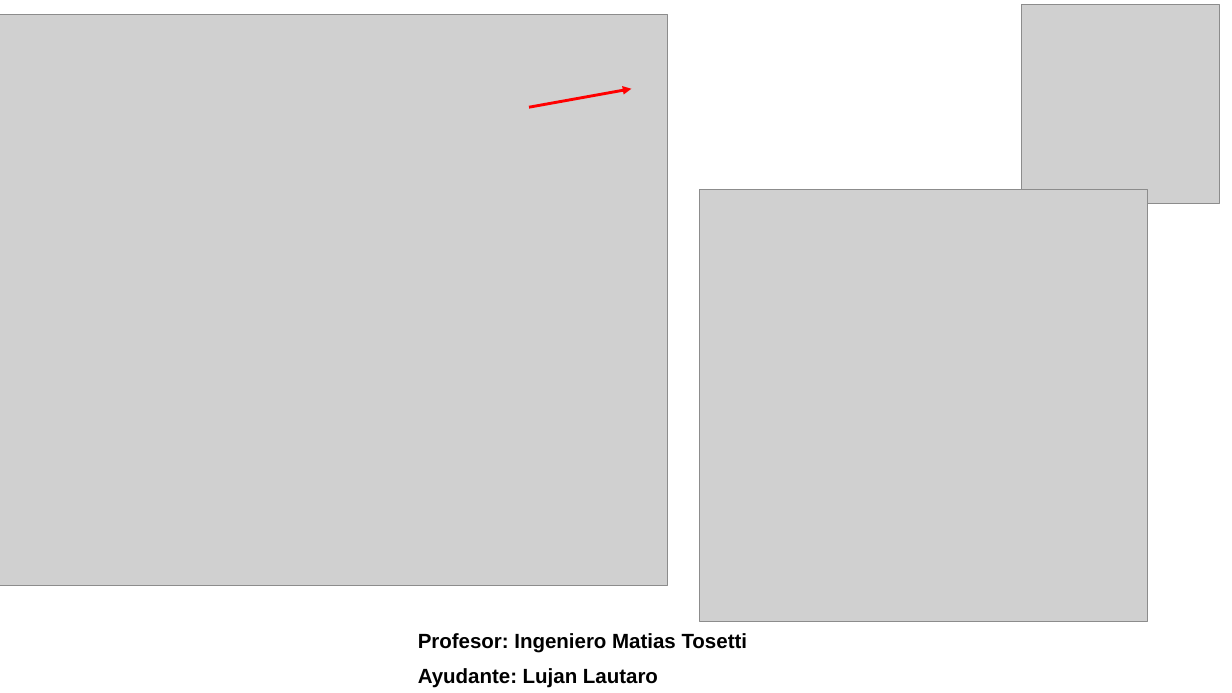
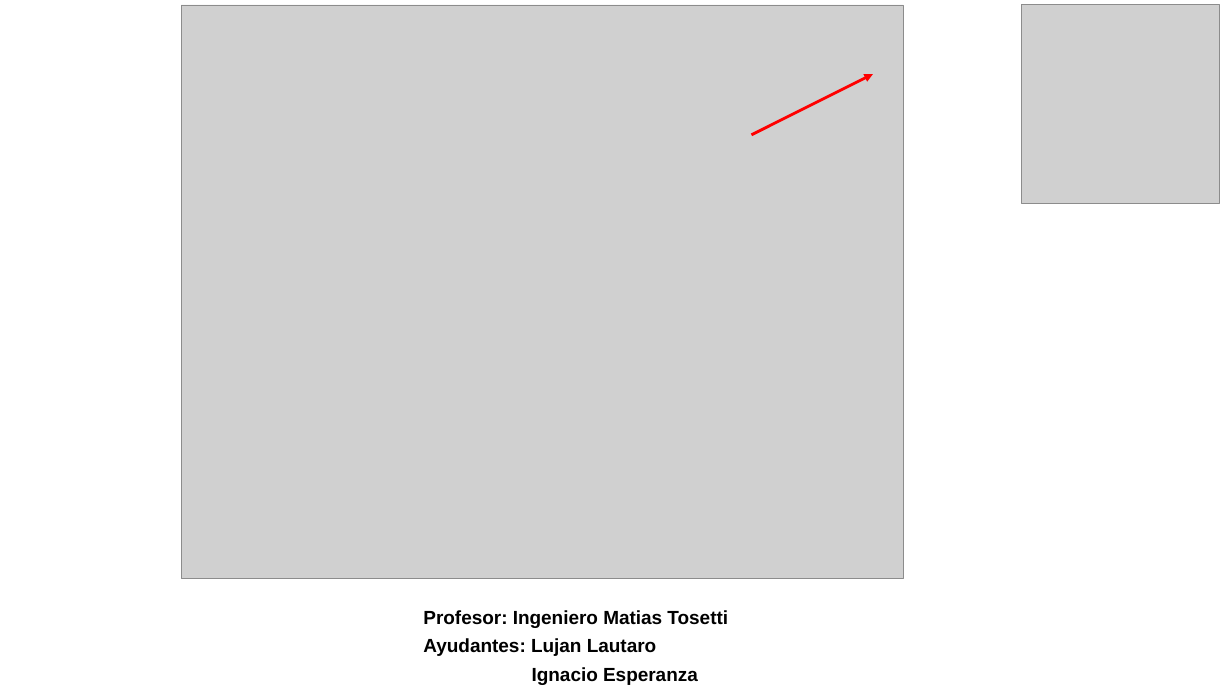
Before and after one commit to Lujham/Lab-de-Compu-1, a slide deck: slide 9 of Presentacion practica Lab de Compu 1.pptx. Drawn at 1232x693 pixels with LibreOffice and Linux fonts; fonts in the diff are those of the drawing; grey boxes stand for pictures. Boxes give left, top, right and bottom in pixels: in the first picture for what was removed or moved away, otherwise in the second. Text is boxed around its words. In the diff, an @@ line names an element or a change of style, - is before the commit and + after.

```diff
--- a/Presentacion practica Lab de Compu 1.pptx
+++ b/Presentacion practica Lab de Compu 1.pptx
@@ picture: place and size @@
-picture at bbox=[0, 15, 668, 586]
+picture at bbox=[181, 5, 903, 579]
@@ arrow moved from (530, 107) - (631, 89) to (751, 135) - (873, 74) @@
@@ picture removed at bbox=[700, 189, 1148, 621] @@
@@ text "Profesor: Ingeniero Matias Tosetti": place and size @@
-text "Profesor: Ingeniero Matias Tosetti" at bbox=[418, 633, 748, 688]
+text "Profesor: Ingeniero Matias Tosetti" at bbox=[423, 610, 728, 685]
@@ text at bbox=[423, 610, 728, 628]: size 16 to 14.8 pt in "Profesor: Ingeniero Matias Tosetti"; line spacing 0.9 to 0.7; less space between paragraphs @@
@@ text at bbox=[423, 638, 698, 685]: text changed; size 16 to 14.8 pt @@
-Ayudante: Lujan Lautaro
+Ayudantes: Lujan Lautaro
+Ignacio Esperanza
```
Also in this commit, not shown: 15 other slides changed, 27 slides added.
